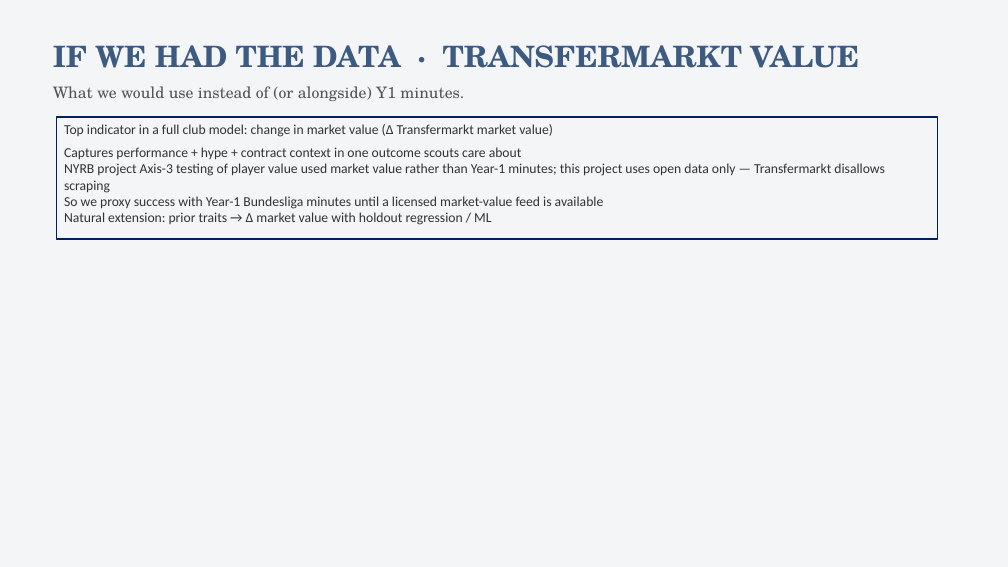
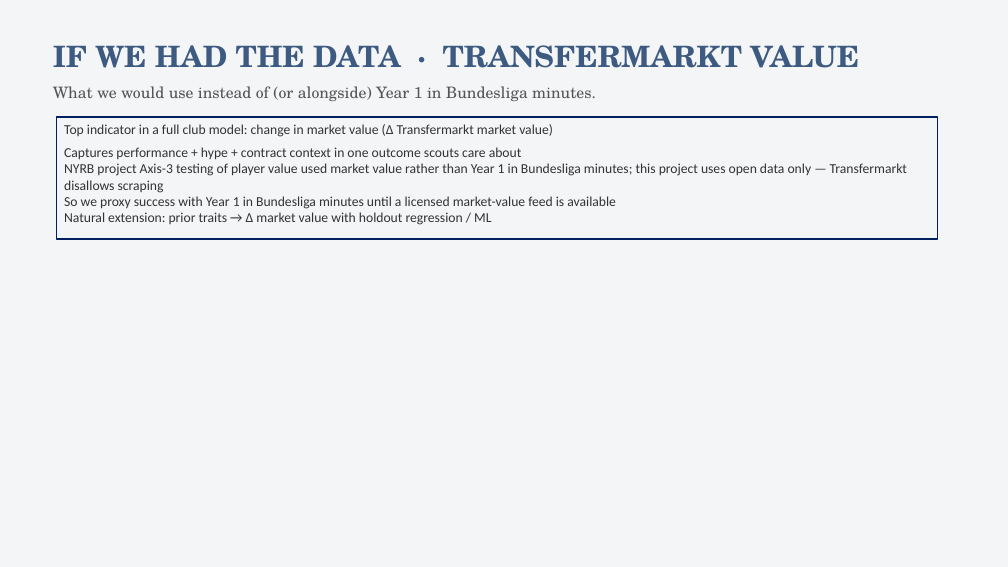
Before and after one commit to colbymorris08/bundesliga-transfer-traits, a slide deck: slide 21 of bundesliga_transfer_traits.pptx. Drawn at 1008x567 pixels with LibreOffice and Linux fonts; fonts in the diff are those of the drawing. Boxes give left, top, right and bottom in pixels: in the first picture for what was removed or moved away, otherwise in the second. Text is boxed around its words. In the diff, an @@ line names an element or a change of style, - is before the commit and + after.

```diff
--- a/bundesliga_transfer_traits.pptx
+++ b/bundesliga_transfer_traits.pptx
@@ text at [53, 86, 596, 101]: text changed @@
-What we would use instead of (or alongside) Y1 minutes.
+What we would use instead of (or alongside) Year 1 in Bundesliga minutes.
@@ text in rectangle at [64, 163, 907, 209]: text changed @@
-NYRB project Axis-3 testing of player value used market value rather than Year-1 minutes; this project uses open data only — Transfermarkt disallows scraping
-So we proxy success with Year-1 Bundesliga minutes until a licensed market-value feed is available
+NYRB project Axis-3 testing of player value used market value rather than Year 1 in Bundesliga minutes; this project uses open data only — Transfermarkt disallows scraping
+So we proxy success with Year 1 in Bundesliga minutes until a licensed market-value feed is available
```
Also in this commit, not shown: 18 other slides changed, 4 other files.
